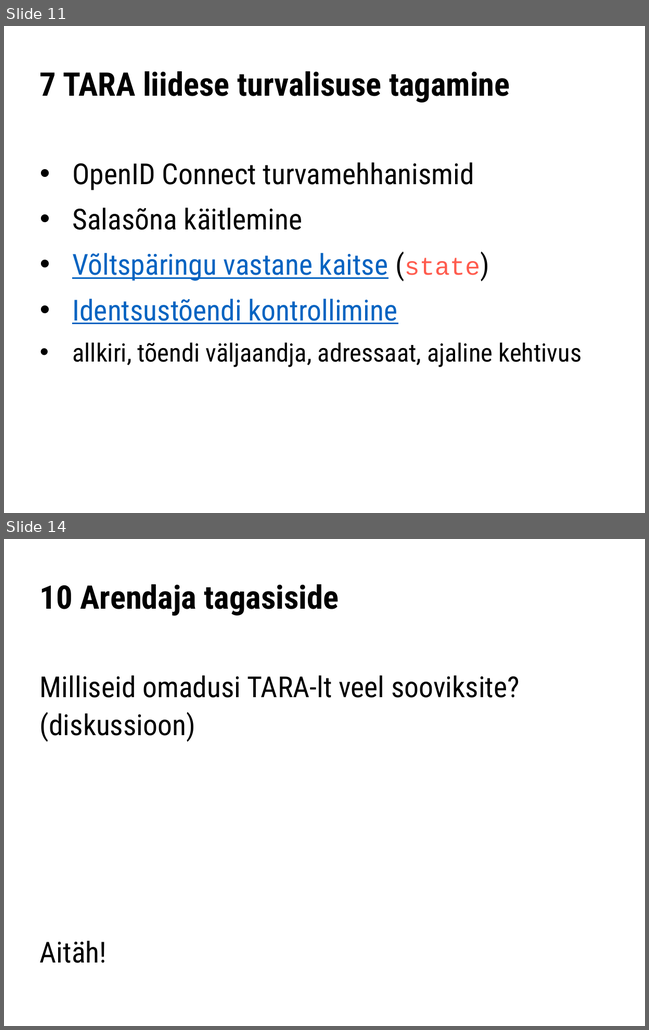
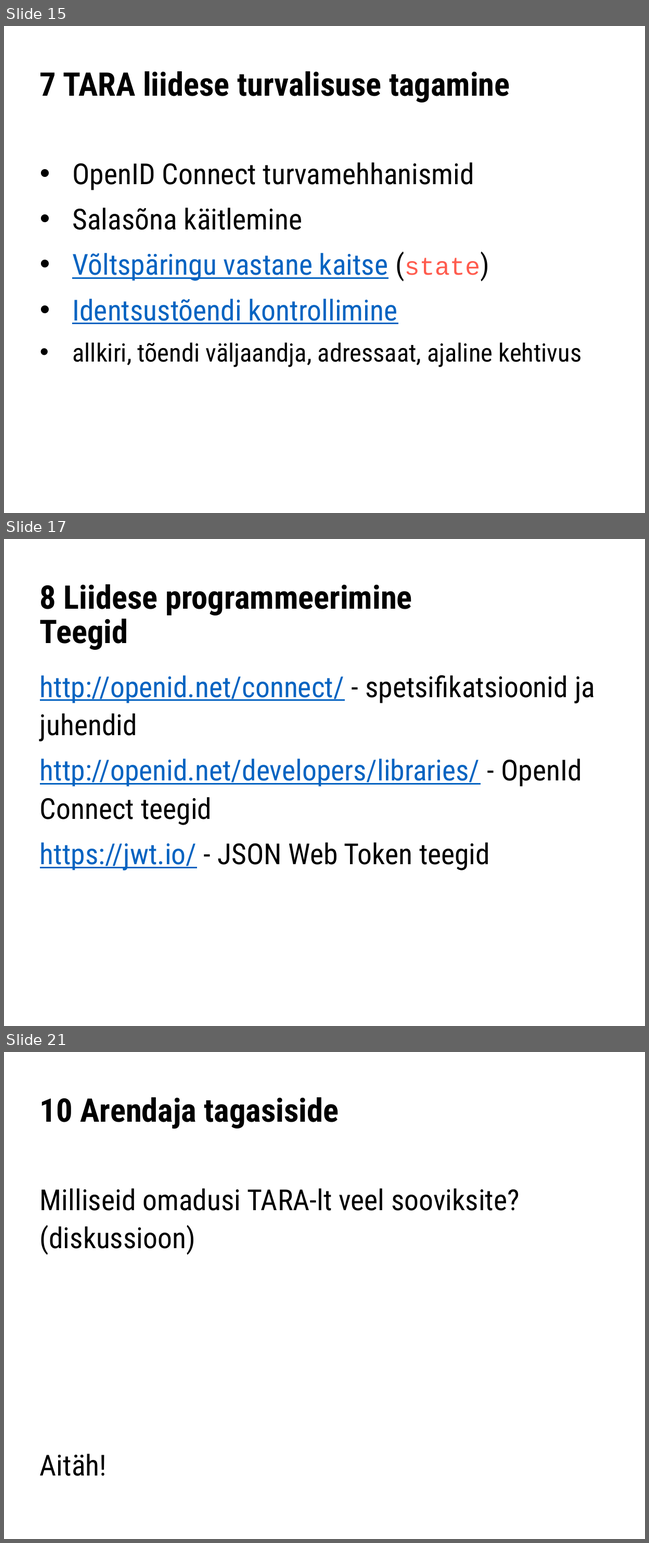
Before and after one commit to e-gov/TARA-Doku, a slide deck: files/TARA-arendajakoolitus.pptx. Shown one above the other, each under a label of ours: slides 11 and 14 before the commit, slides 15, 17 and 21 after it; the slides between them are not shown. The pictures are 649x1030 and 649x1543 pixels, drawn with LibreOffice and Linux fonts; fonts in the diff are those of the drawing. Boxes give left, top, right and bottom in pixels: in the first picture for what was removed or moved away, otherwise in the second. Text is boxed around its words. In the diff, an @@ line names an element or a change of style, - is before the commit and + after.

```diff
--- a/files/TARA-arendajakoolitus.pptx
+++ b/files/TARA-arendajakoolitus.pptx
@@ slide 17 added at (4, 539, 645, 1026), background #FFFFFF @@
@@ title added at (40, 584, 412, 650), 36 pt, text #000000, bold @@
+8 Liidese programmeerimine
+Teegid
@@ text added at (40, 675, 595, 870), 32 pt, text #0563C1, underline @@
+http://openid.net/connect/ - spetsifikatsioonid ja juhendid
+http://openid.net/developers/libraries/ - OpenId Connect teegid
+https://jwt.io/ - JSON Web Token teegid
@@ what was slide 11 is now slide 15 @@
@@ what was slide 14 is now slide 21 @@
```
Also in this commit, not shown: 5 slides changed, 6 other slides added, 2 other files.
